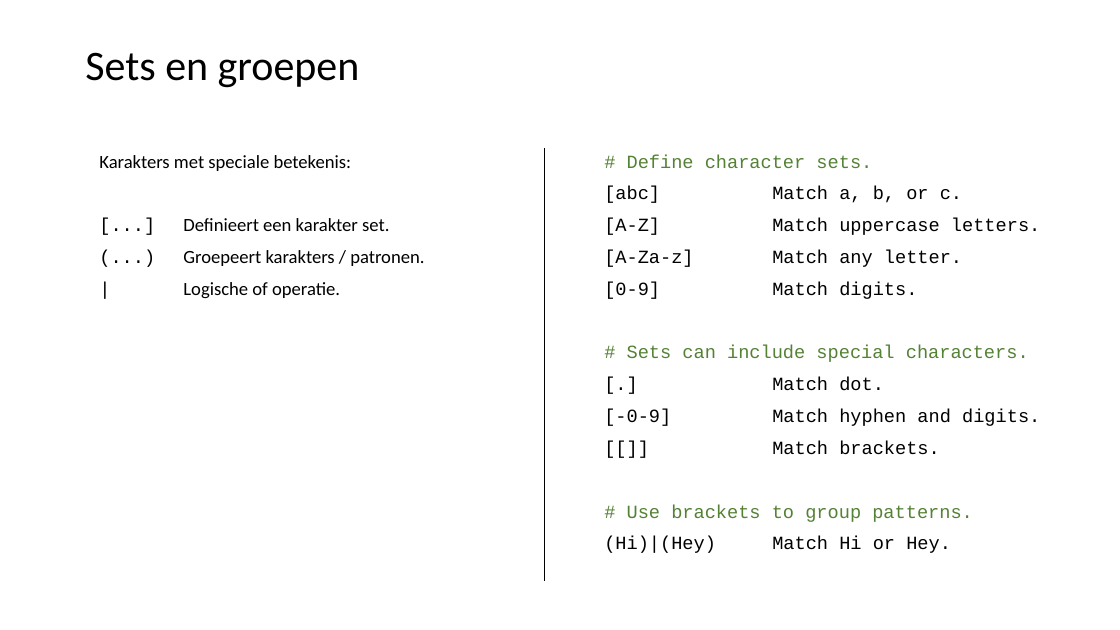
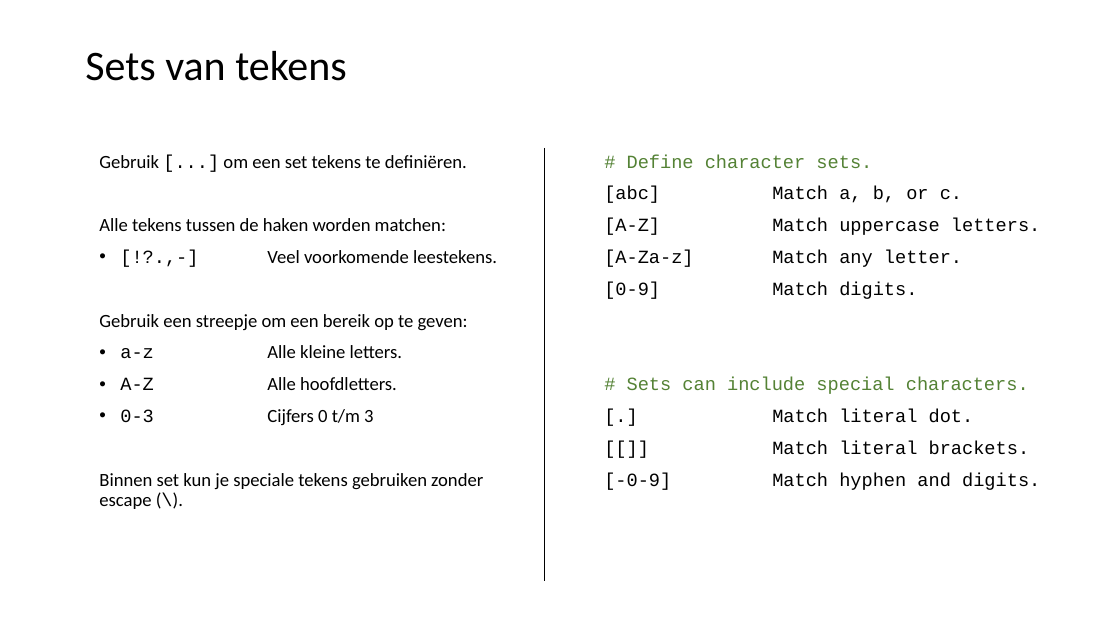
Before and after one commit to LFKoning/knowledge-sharing, a slide deck: slide 19 of python_trainees/5_nlp/python_traineeship_5.pptx (slide 24 before the commit). Drawn at 1120x630 pixels with LibreOffice and Linux fonts; fonts in the diff are those of the drawing. Boxes give left, top, right and bottom in pixels: in the first picture for what was removed or moved away, otherwise in the second. Text is boxed around its words. In the diff, an @@ line names an element or a change of style, - is before the commit and + after.

```diff
--- a/python_trainees/5_nlp/python_traineeship_5.pptx
+++ b/python_trainees/5_nlp/python_traineeship_5.pptx
@@ title at <box>85,51,347,81</box>: text changed @@
-Sets en groepen
+Sets van tekens
@@ text at <box>99,155,497,509</box>: text changed @@
-Karakters met speciale betekenis:
-[...] Definieert een karakter set.
-(...) Groepeert karakters / patronen.
-| Logische of operatie.
+Gebruik [...] om een set tekens te definiëren.
+Alle tekens tussen de haken worden matchen:
+• [!?.,-] Veel voorkomende leestekens.
+Gebruik een streepje om een bereik op te geven:
+• a-z Alle kleine letters.
+• A-Z Alle hoofdletters.
+• 0-3 Cijfers 0 t/m 3
+Binnen set kun je speciale tekens gebruiken zonder escape (\).
@@ text at <box>772,409,1030,455</box>: text changed @@
-[.] Match dot.
+[.] Match literal dot.
+[[]] Match literal brackets.
@@ text at <box>604,441,973,553</box>: paragraphs removed @@
-[[]] Match brackets.
-# Use brackets to group patterns.
-(Hi)|(Hey) Match Hi or Hey.
```
Also in this commit, not shown: 18 other slides changed, 2 slides removed, 1 other file.
